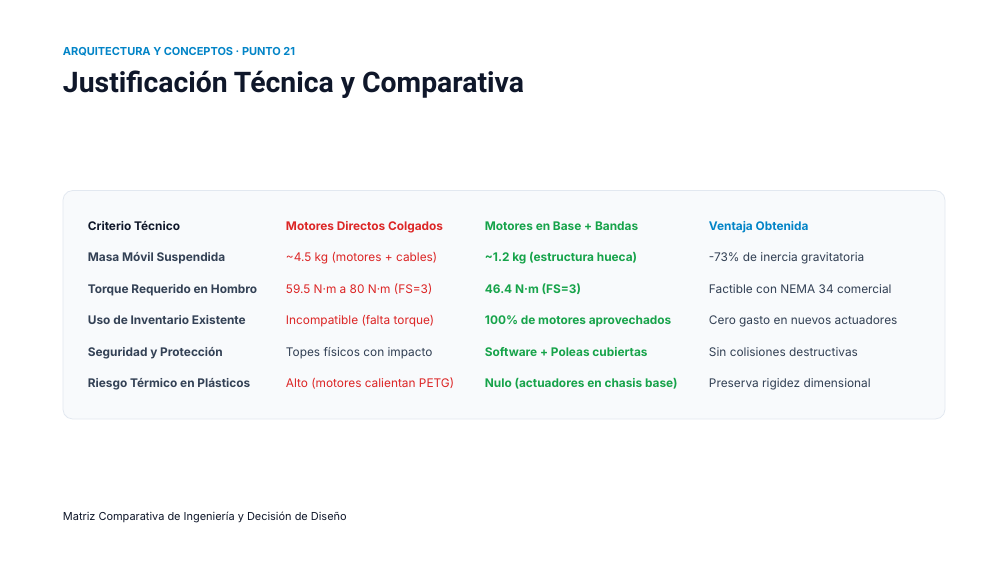
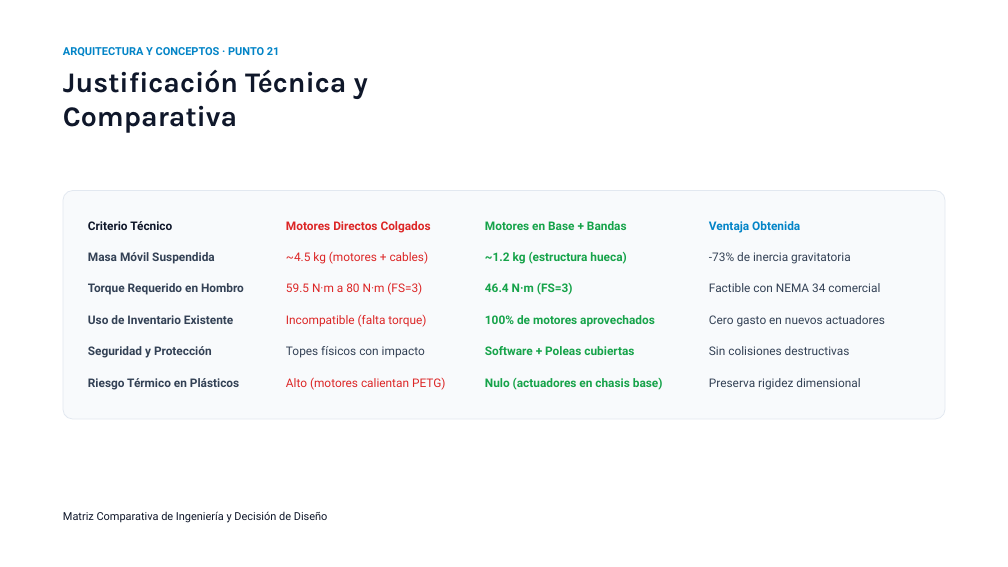
Before and after one commit to diegomaarquez/reBotArm, a slide deck: slide 19 of assets/Dume.pptx. Drawn at 1008x567 pixels with LibreOffice and Linux fonts; fonts in the diff are those of the drawing. Boxes give left, top, right and bottom in pixels: in the first picture for what was removed or moved away, otherwise in the second. Text is boxed around its words. In the diff, an @@ line names an element or a change of style, - is before the commit and + after.

```diff
--- a/assets/Dume.pptx
+++ b/assets/Dume.pptx
@@ text "ARQUITECTURA Y CONCEPTOS · PUNTO ..." at box(63, 47, 280, 57): font Inter to Roboto @@
@@ text "Justificación Técnica y Comparativa" at box(63, 70, 368, 133): font Roboto to Karla @@
@@ table at box(82, 210, 925, 399) @@
@@ font Inter to Roboto @@
@@ text "Matriz Comparativa de Ingeniería y ..." at box(63, 511, 328, 523): font Inter to Roboto @@
```
Also in this commit, not shown: 21 other slides changed.
